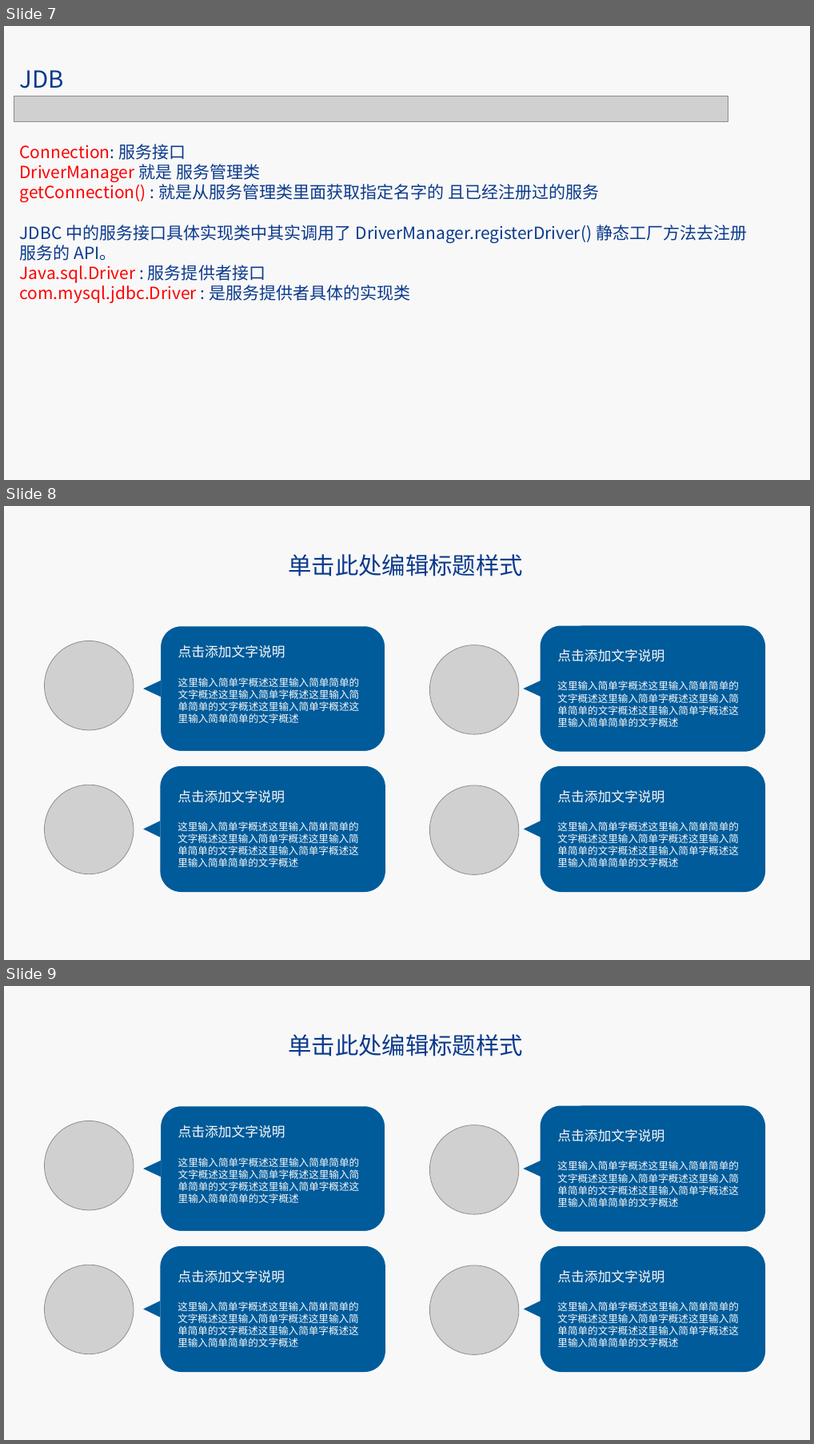
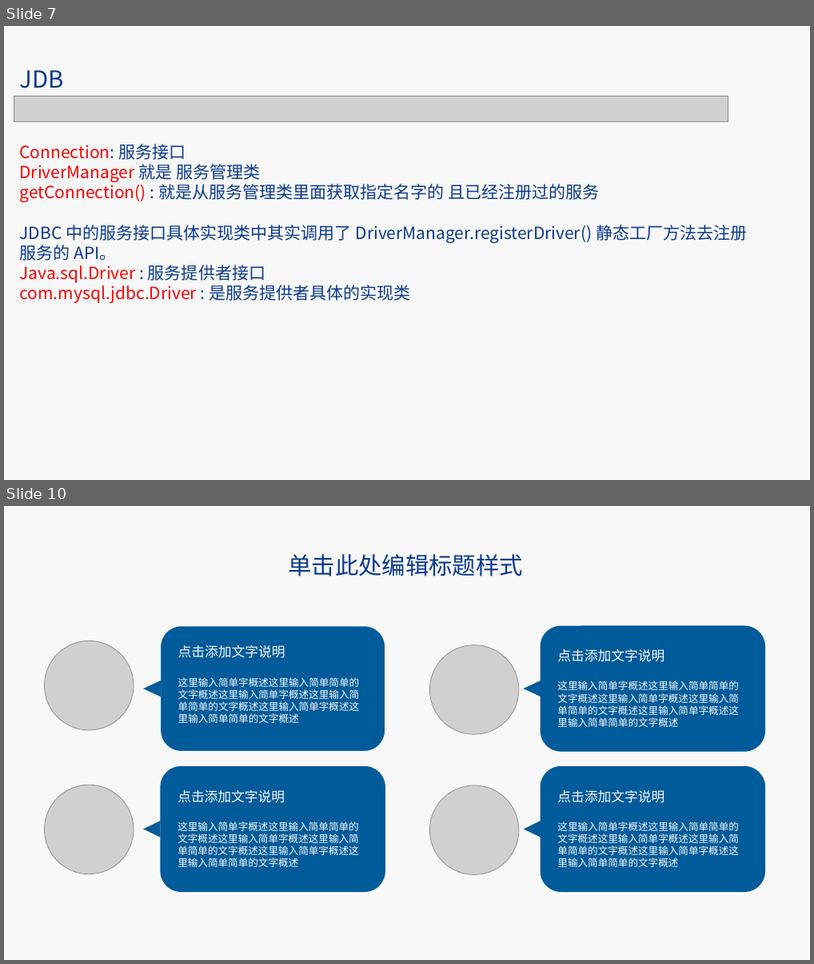
Before and after one commit to kinghaoyu/effectivejava, a slide deck: src/main/resources/ppt/后端技术分享之日常开发中的常用技巧.pptx. Shown one above the other, each under a label of ours: slides 7, 8 and 9 before the commit, slides 7 and 10 after it; the slides between them are not shown. The pictures are 814x1444 and 814x964 pixels, drawn with LibreOffice and Linux fonts; fonts in the diff are those of the drawing; grey boxes stand for pictures; background and template pictures are left out. Boxes give left, top, right and bottom in pixels: in the first picture for what was removed or moved away, otherwise in the second. Text is boxed around its words. In the diff, an @@ line names an element or a change of style, - is before the commit and + after.

```diff
--- a/src/main/resources/ppt/后端技术分享之日常开发中的常用技巧.pptx
+++ b/src/main/resources/ppt/后端技术分享之日常开发中的常用技巧.pptx
@@ slide 8 removed at box(4, 506, 810, 960), background #F8F8F8 @@
@@ text removed at box(288, 554, 523, 576) @@
-单击此处编辑标题样式
@@ picture removed at box(45, 641, 134, 730) @@
@@ rounded rectangle removed at box(160, 626, 385, 752) @@
@@ text removed at box(178, 645, 360, 723) @@
-点击添加文字说明
-这里输入简单字概述这里输入简单简单的文字概述这里输入简单字概述这里输入简单简单的文字概述这里输入简单字概述这里输入简单简单的文字概述
@@ picture removed at box(430, 645, 519, 734) @@
@@ rounded rectangle removed at box(541, 626, 766, 752) @@
@@ text removed at box(558, 649, 739, 727) @@
-点击添加文字说明
-这里输入简单字概述这里输入简单简单的文字概述这里输入简单字概述这里输入简单简单的文字概述这里输入简单字概述这里输入简单简单的文字概述
@@ triangle removed at box(143, 680, 161, 696) @@
@@ triangle removed at box(524, 680, 541, 696) @@
@@ rounded rectangle removed at box(160, 766, 385, 892) @@
@@ rounded rectangle removed at box(541, 766, 766, 892) @@
@@ picture removed at box(45, 785, 134, 874) @@
@@ text removed at box(178, 790, 359, 867) @@
-点击添加文字说明
-这里输入简单字概述这里输入简单简单的文字概述这里输入简单字概述这里输入简单简单的文字概述这里输入简单字概述这里输入简单简单的文字概述
@@ picture removed at box(430, 785, 519, 875) @@
@@ text removed at box(558, 790, 739, 867) @@
-点击添加文字说明
-这里输入简单字概述这里输入简单简单的文字概述这里输入简单字概述这里输入简单简单的文字概述这里输入简单字概述这里输入简单简单的文字概述
@@ triangle removed at box(143, 821, 160, 837) @@
@@ triangle removed at box(524, 821, 541, 837) @@
@@ what was slide 9 is now slide 10 @@
```
Also in this commit, not shown: 2 slides added, 9 other files.
